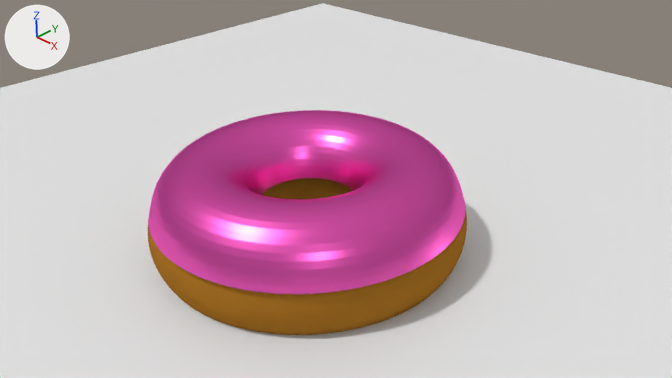
The Blender file files/new.blend: old version first, new version second.
Both versions are drawn from the file's camera 'Camera'. The lights are fixed; the arrows at upper left show +X, +Y and +Z.
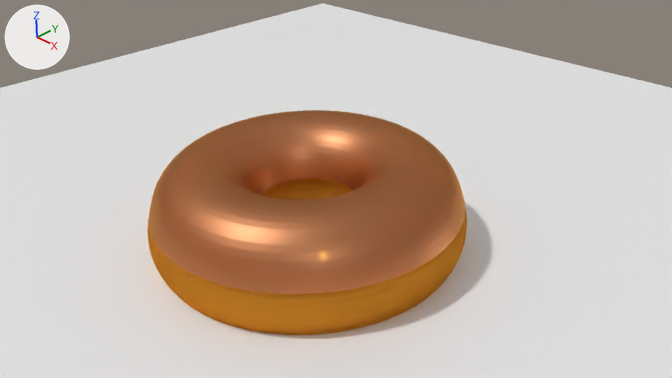
Changed parts and their boxes (x1, y1, x2, y2) in the pictures (672 x 378 px):
'Torus', recoloured (pink to brown)
    both: (148, 110, 465, 294)
'Torus.001', recoloured
    both: (148, 178, 467, 335)

The change, as a diff of the scene's bpy script:
```diff
--- a/files/new.blend.py
+++ b/files/new.blend.py
@@ mat_material @@
 _N = mat_material.node_tree.nodes; _L = mat_material.node_tree.links
-n0 = _N.new('ShaderNodeOutputMaterial'); n0.name = 'Material Output.001'
-n1 = _N.new('ShaderNodeBsdfDiffuse'); n1.name = 'Diffuse BSDF'
-n1.inputs[0].default_value = (0.376, 0.157, 0.0183, 1.0)  # 'Color', brown #a56e25
-_L.new(n1.outputs[0], n0.inputs[0])  # 'BSDF' to 'Surface'
+n2 = _N.new('ShaderNodeOutputMaterial'); n2.name = 'Material Output'
+n3 = _N.new('ShaderNodeBsdfHair'); n3.name = 'Hair BSDF'
+n3.inputs[0].default_value = (0.814, 0.333, 0.0343, 1.0)  # 'Color', orange #e99c34
+_L.new(n3.outputs[0], n2.inputs[0])  # 'BSDF' to 'Surface'
@@ mat_material_001 @@
 mat_material_001 = bpy.data.materials.new('Material.001')
-# nodes: BsdfAnisotropic, OutputMaterial
-# colours: pink #ff62c8
+# nodes: BsdfAnisotropic, BsdfGlass, MixShader, OutputMaterial
+# colours: yellow #ffc232, beige #eaa476
```
